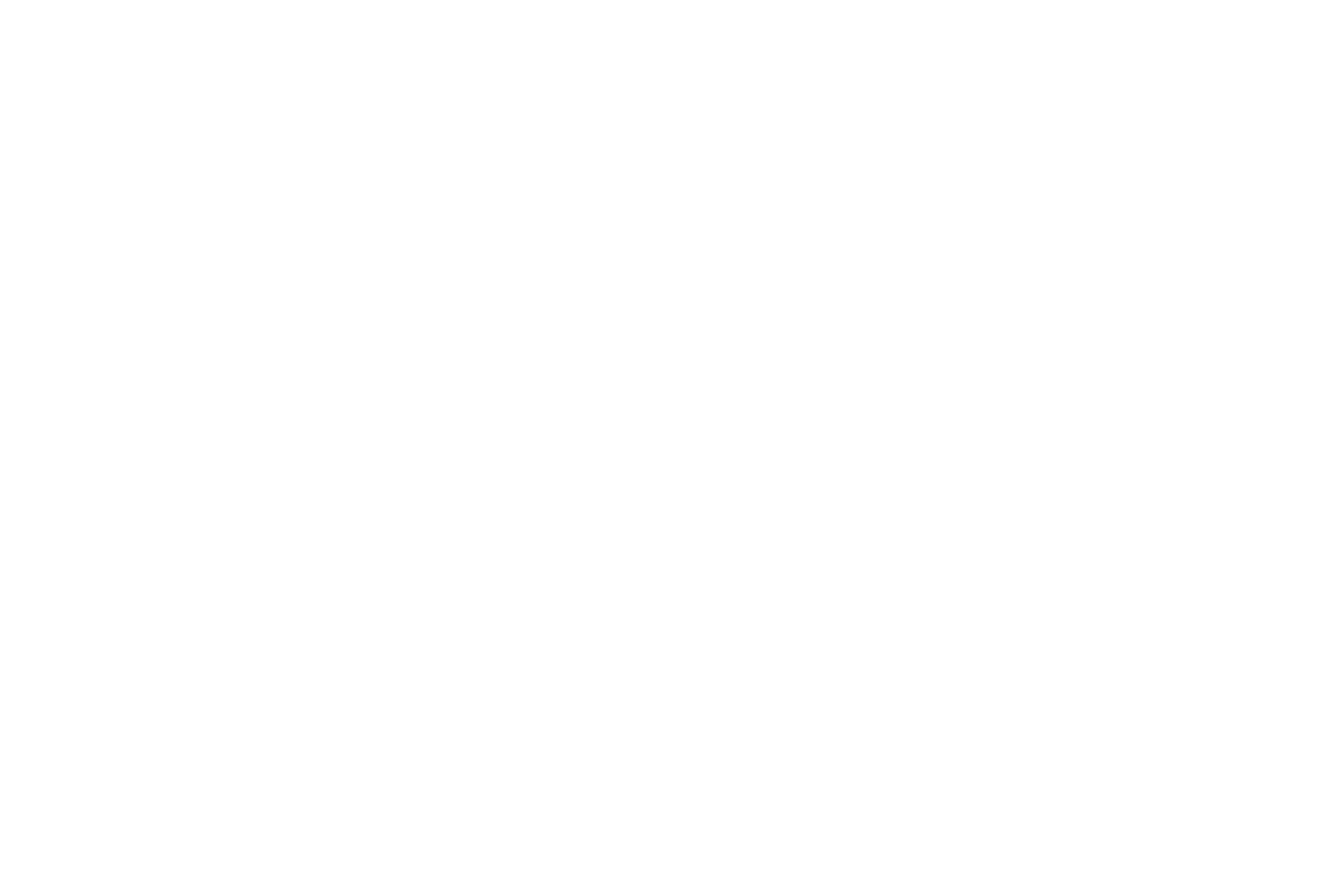
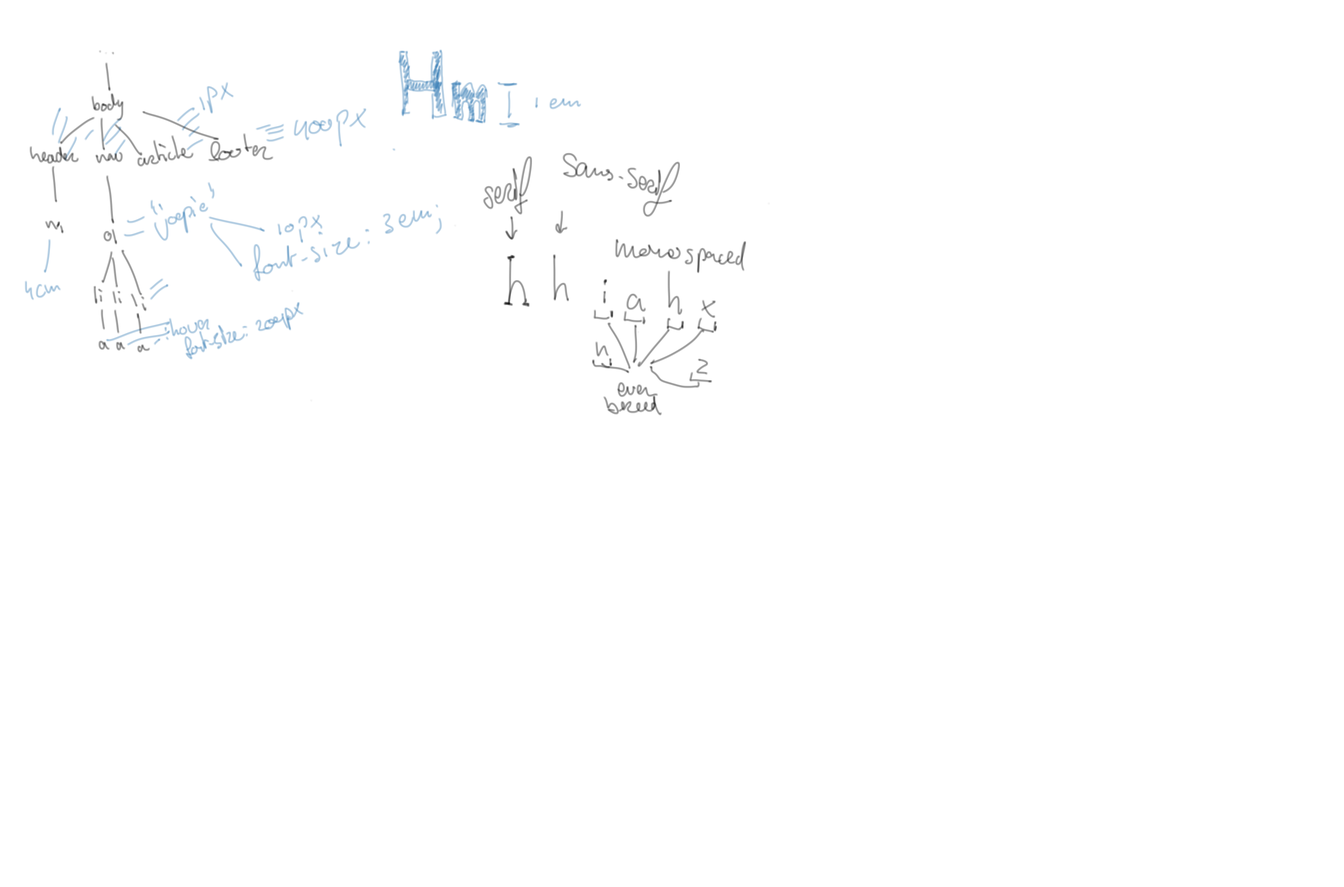
Layers edited between the first and the second 1344×887 image:
painted on "PaintLayer-6" over (x1=24, y1=48, x2=770, y2=416)
